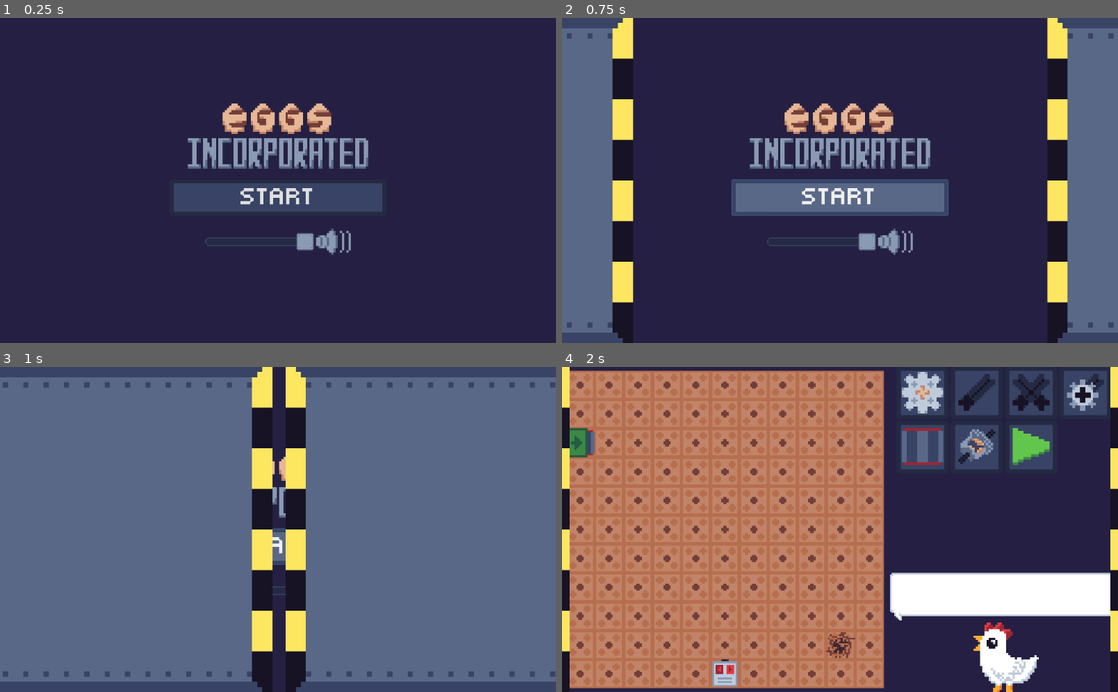
Above: before the commit, frames 1-4 (two rows, left to right).
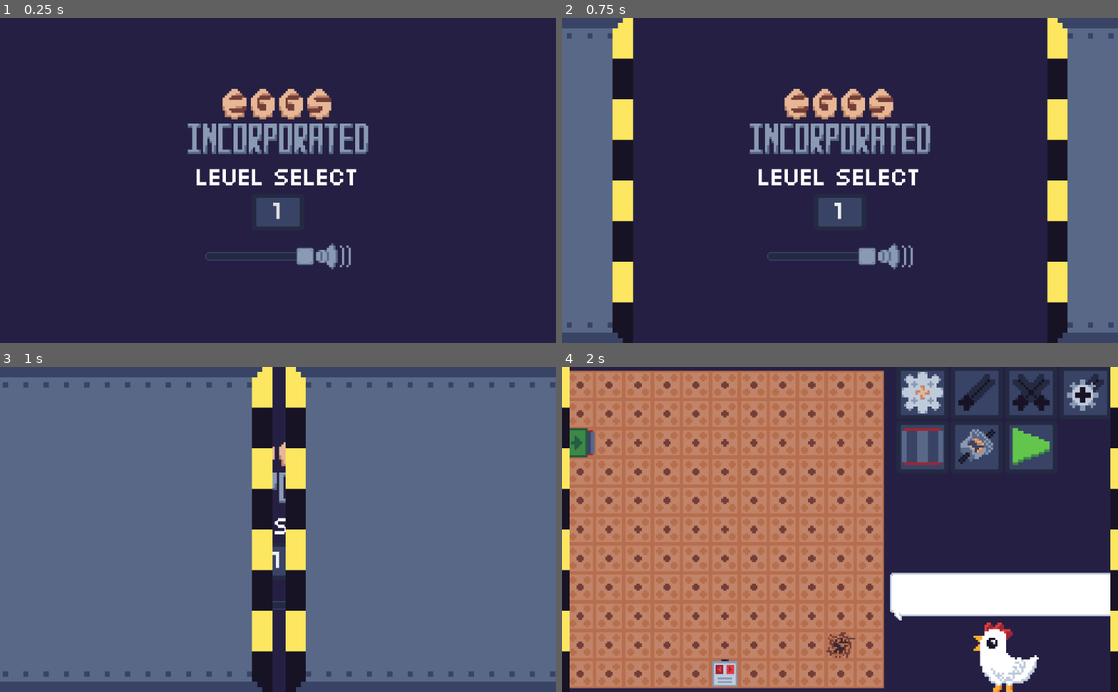
Above: after the commit, the same moments.

Repository: NoNotCar/SGJW-NestMaking
Game: Godot game, scene res://gui/title/Title.tscn
Two runs of this game, one before a commit and one after it. Both use one fixed random seed, a clock stepped at 60 frames per second and the inputs below.
Inputs (mouse positions are in pixels of both pictures, inside the frame that each line leads up to):
- Up to frame 1 (0.25 s): no input
- Up to frame 2 (0.75 s): click (840, 213) at 0.5 s, where only the run after the commit has a clickable "1"
- Up to frame 3 (1 s): no input
- Up to frame 4 (2 s): click (923, 393) at 1.25 s

The runs differ from the first frame. In frame 1, 8.9% of the frame differs, in the area x 31-69%, y 21-78%; in frame 2, 9.9%, in the area x 30-70%, y 21-78%; in frame 3, 0.7%; in frame 4, nothing differs.

Commit message:
level select

Diff:
--- a/Editor.gd
+++ b/Editor.gd
@@ -23,6 +23,7 @@
 	$Music.play()
 
 func on_done():
+	registry.save_progress()
 	if registry.level==registry.MAX_LEVEL:
 		$SideBar/VBoxContainer/Chatbox.add_text("Well done! You've completed all the stages!")
 	else:
--- /dev/null
+++ b/gui/LevelSelect.gd
@@ -0,0 +1,18 @@
+extends VBoxContainer
+
+
+const lselbox = preload("res://gui/LevelSelectBox.tscn")
+
+
+# Called when the node enters the scene tree for the first time.
+func _ready():
+	for n in range(1,min(registry.MAX_LEVEL,registry.progress+1)+1):
+		var ls = lselbox.instance()
+		ls.text=str(n)
+		ls.connect("pressed",self,"ls_press",[n])
+		$CenterContainer/GridContainer.add_child(ls)
+
+
+func ls_press(n):
+	registry.level=n
+	BlastDoors.close("res://Editor.tscn")
--- a/gui/LevelSelect.tscn
+++ b/gui/LevelSelect.tscn
@@ -1,10 +1,12 @@
-[gd_scene load_steps=2 format=2]
+[gd_scene load_steps=3 format=2]
 
 [ext_resource path="res://gui/MediumText.tres" type="DynamicFont" id=1]
+[ext_resource path="res://gui/LevelSelect.gd" type="Script" id=2]
 
 [node name="LevelSelect" type="VBoxContainer"]
 anchor_right = 1.0
 anchor_bottom = 1.0
+script = ExtResource( 2 )
 __meta__ = {
 "_edit_use_anchors_": false
 }
--- a/gui/startstop/StartStop.gd
+++ b/gui/startstop/StartStop.gd
@@ -8,7 +8,6 @@
 # Called when the node enters the scene tree for the first time.
 func _input(event):
 	if event.is_action_pressed("run"):
-		print("you say run")
 		running=not running
 		if running:
 			icon=stop
--- a/gui/title/Title.tscn
+++ b/gui/title/Title.tscn
@@ -1,11 +1,7 @@
-[gd_scene load_steps=10 format=2]
+[gd_scene load_steps=6 format=2]
 
-[ext_resource path="res://gui/button/button.tres" type="StyleBox" id=1]
-[ext_resource path="res://gui/MediumText.tres" type="DynamicFont" id=2]
+[ext_resource path="res://gui/LevelSelect.tscn" type="PackedScene" id=1]
 [ext_resource path="res://gui/title/title.png" type="Texture" id=3]
-[ext_resource path="res://gui/title/StartButton.gd" type="Script" id=4]
-[ext_resource path="res://gui/button/buttondark.tres" type="StyleBox" id=5]
-[ext_resource path="res://gui/button/buttonlight.tres" type="StyleBox" id=6]
 [ext_resource path="res://music/bonusgame.ogg" type="AudioStream" id=7]
 [ext_resource path="res://gui/title/Title.gd" type="Script" id=8]
 [ext_resource path="res://gui/volume/VolumeSlider.tscn" type="PackedScene" id=9]
@@ -27,9 +23,9 @@
 
 [node name="VBoxContainer" type="VBoxContainer" parent="CenterContainer"]
 margin_left = 312.0
-margin_top = 154.0
+margin_top = 161.0
 margin_right = 712.0
-margin_bottom = 445.0
+margin_bottom = 439.0
 custom_constants/separation = 16
 
 [node name="TextureRect" type="TextureRect" parent="CenterContainer/VBoxContainer"]
@@ -40,22 +36,17 @@
 expand = true
 stretch_mode = 6
 
-[node name="StartButton" type="Button" parent="CenterContainer/VBoxContainer"]
+[node name="LevelSelect" parent="CenterContainer/VBoxContainer" instance=ExtResource( 1 )]
+anchor_right = 0.0
+anchor_bottom = 0.0
 margin_top = 144.0
 margin_right = 400.0
-margin_bottom = 211.185
-custom_styles/hover = ExtResource( 6 )
-custom_styles/pressed = ExtResource( 5 )
-custom_styles/normal = ExtResource( 1 )
-custom_fonts/font = ExtResource( 2 )
-text = "START"
-script = ExtResource( 4 )
+margin_bottom = 198.0
 
 [node name="VolumeSlider" parent="CenterContainer/VBoxContainer" instance=ExtResource( 9 )]
-margin_top = 227.0
+margin_top = 214.0
 margin_right = 400.0
-margin_bottom = 291.0
+margin_bottom = 278.0
 
 [node name="AudioStreamPlayer" type="AudioStreamPlayer" parent="."]
 stream = ExtResource( 7 )
-[connection signal="pressed" from="CenterContainer/VBoxContainer/StartButton" to="CenterContainer/VBoxContainer/StartButton" method="_on_pressed"]
--- a/gui/volume/VolumeSlider.gd
+++ b/gui/volume/VolumeSlider.gd
@@ -8,12 +8,7 @@
 
 # Called when the node enters the scene tree for the first time.
 func _ready():
-	var d=Directory.new()
-	if d.file_exists(sfile):
-		var f=File.new()
-		f.open(sfile,File.READ)
-		$CenterContainer/HSlider.value=f.get_var()
-		f.close()
+	$CenterContainer/HSlider.value=lib.try_load(sfile,100)
 	_on_HSlider_value_changed($CenterContainer/HSlider.value)
 
 
@@ -30,7 +25,4 @@
 	else:
 		AudioServer.set_bus_mute(AudioServer.get_bus_index("Master"), true)
 func _exit_tree():
-	var f=File.new()
-	f.open(sfile,File.WRITE)
-	f.store_var($CenterContainer/HSlider.value)
-	f.close()
+	lib.save(sfile,$CenterContainer/HSlider.value)
--- a/lib.gd
+++ b/lib.gd
@@ -18,6 +18,20 @@
 	return res
 func aniframe(period:float,frames:int,spin:float):
 	return int(fposmod(registry.time*spin,period)*frames/period)
+func try_load(sfile,default):
+	var d=Directory.new()
+	var result=default
+	if d.file_exists(sfile):
+		var f=File.new()
+		f.open(sfile,File.READ)
+		result=f.get_var()
+		f.close()
+	return result
+func save(sfile,value):
+	var f=File.new()
+	f.open(sfile,File.WRITE)
+	f.store_var(value)
+	f.close()
 # Called every frame. 'delta' is the elapsed time since the previous frame.
 #func _process(delta):
 #	pass
--- a/project.godot
+++ b/project.godot
@@ -15,7 +15,7 @@
 
 [application]
 
-config/name="SJGW-NestMaking"
+config/name="Eggs Inc"
 run/main_scene="res://gui/title/Title.tscn"
 config/icon="res://icon.png"
 
--- a/registry.gd
+++ b/registry.gd
@@ -10,14 +10,15 @@
 var placing = "gear"
 var errored:=false
 var level = 1
+var progress = 0
+var sfile = "user://progress.sav"
 const MAX_LEVEL = 6
 const jam_error = preload("res://gui/alerts/JamError.tscn")
 const TILESIZE = Vector2(16,16)
 
 # Called when the node enters the scene tree for the first time.
 func _ready():
-	pass # Replace with function body.
-
+	progress = lib.try_load(sfile,0)
 
 
 func reset():
@@ -74,3 +75,6 @@
 		time+=delta
 func tile_pos(pos:Vector2)->Vector2:
 	return (pos/TILESIZE).snapped(Vector2.ONE)
+func save_progress():
+	progress=max(level,progress)
+	lib.save(sfile,progress)
